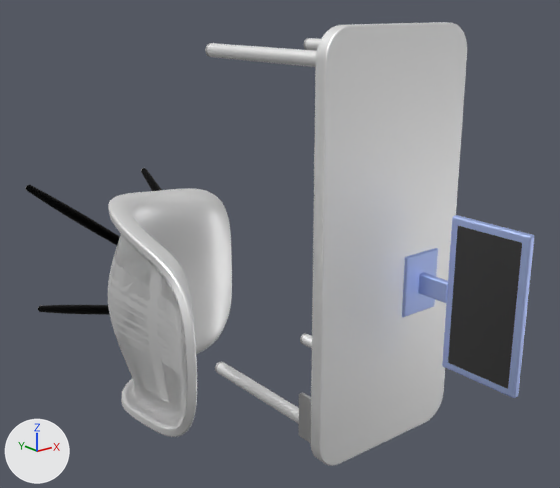
Renders of the glTF model assets/myhome.glb from each side of a commit.
Both versions are drawn from a 50 mm camera at (-0.0572, -0.1247, 0.0405) aimed at (0.0202, -0.028, 0.0018). Lighting does not change. The marker at lower left points along +X, +Y and +Z. Where no turn or scale is listed for an object, it has been applied to the vertices.

The scene before the commit, as lines of its bpy script (objects in view):
```python
me_desk_top = bpy.data.meshes.new('desk_top')
me_desk_top.from_pydata(...)  # 738 vertices, 1472 faces; spans x 0.0221..0.0552, y -0.0025..0.0, z -0.0365..0.0394
me_desk_top.materials.append(mat_orgasol__invent_smooth___pa_12)  # white #ffffff
me_leg__2 = bpy.data.meshes.new('Leg (2)')
me_leg__2.from_pydata(...)  # 818 vertices, 1632 faces; spans x -0.0114..-0.0045, y -0.0233..0.0, z 0.0045..0.0114
me_leg__2.materials.append(mat_bamboo_light___semigloss)  # black #000000
me_monitor_bottom = bpy.data.meshes.new('monitor_bottom')
me_monitor_bottom.from_pydata(...)  # 502 vertices, 1000 faces; spans x 0.02294..0.03151, y -0.03657..-0.03596, z 0.03163..0.04314
me_monitor_bottom.materials.append(mat_plastic___translucent_matte__blue)  # blue #c1d2ff
ob_desk_top_001 = bpy.data.objects.new('desk_top.001', me_desk_top)
ob_desk_top_001.location = (0.0, -0.034, -0.0023)
ob_leg__2 = bpy.data.objects.new('Leg (2)', me_leg__2)
ob_leg__2.location = (0.0, 0.0, 0.0)
ob_monitor_bottom_001 = bpy.data.objects.new('monitor_bottom.001', me_monitor_bottom)
ob_monitor_bottom_001.location = (0.0185, -0.0006, -0.0457)
# also in view: 'Body3.003' at (0.045, -0.0513, -0.0083); 'Chair body.001' at (-0.0018, -0.0398, -0.0001); 'Body4.001' at (0.0266, -0.0171, -0.0338); 'Body2.003' at (0.0224, -0.0325, -0.0295); 'Body3.001' at (0.0264, -0.0171, 0.0318)
```
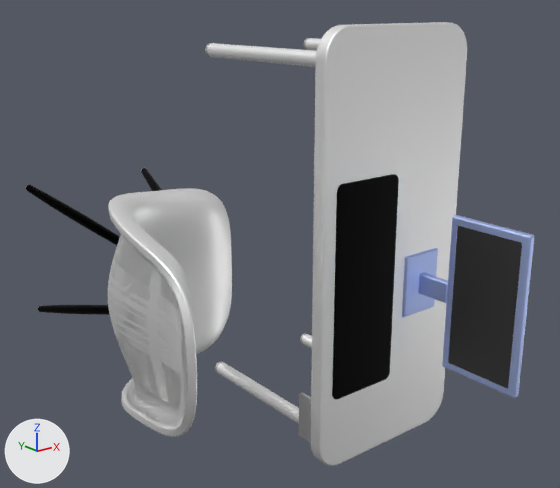
The newer file is also turned or shifted as a whole; pictures and numbers use the older file's frame.

The change, as a diff of the scene's bpy script:
```diff
--- a/assets/myhome.glb.py
+++ b/assets/myhome.glb.py
@@ mat_fabric__blue @@
+mat_fabric__blue = principled_material('Fabric (Blue)')
+mat_fabric__blue.base_color = (0.0, 0.0, 0.0)  # black #000000
+mat_fabric__blue.metallic = 1.0
+mat_fabric__blue.roughness = 0.553
@@ me_body4_003 @@
+me_body4_003.from_pydata(...)  # 422 vertices, 840 faces; spans x 0.0249..0.0389, y -0.0028..-0.0025, z -0.023..0.0152
+me_body4_003.materials.append(mat_fabric__blue)  # black #000000
@@ ob_body4_003 @@
+ob_body4_003 = bpy.data.objects.new('Body4.003', me_body4_003)
+ob_body4_003.location = (0.0, -0.034, -0.0023)
```

Boxes [x1, y1, x2, y2] around the edits, measured in the pictures (560 x 488 px):
'Body4.003', added (black): after [332, 174, 399, 399]
